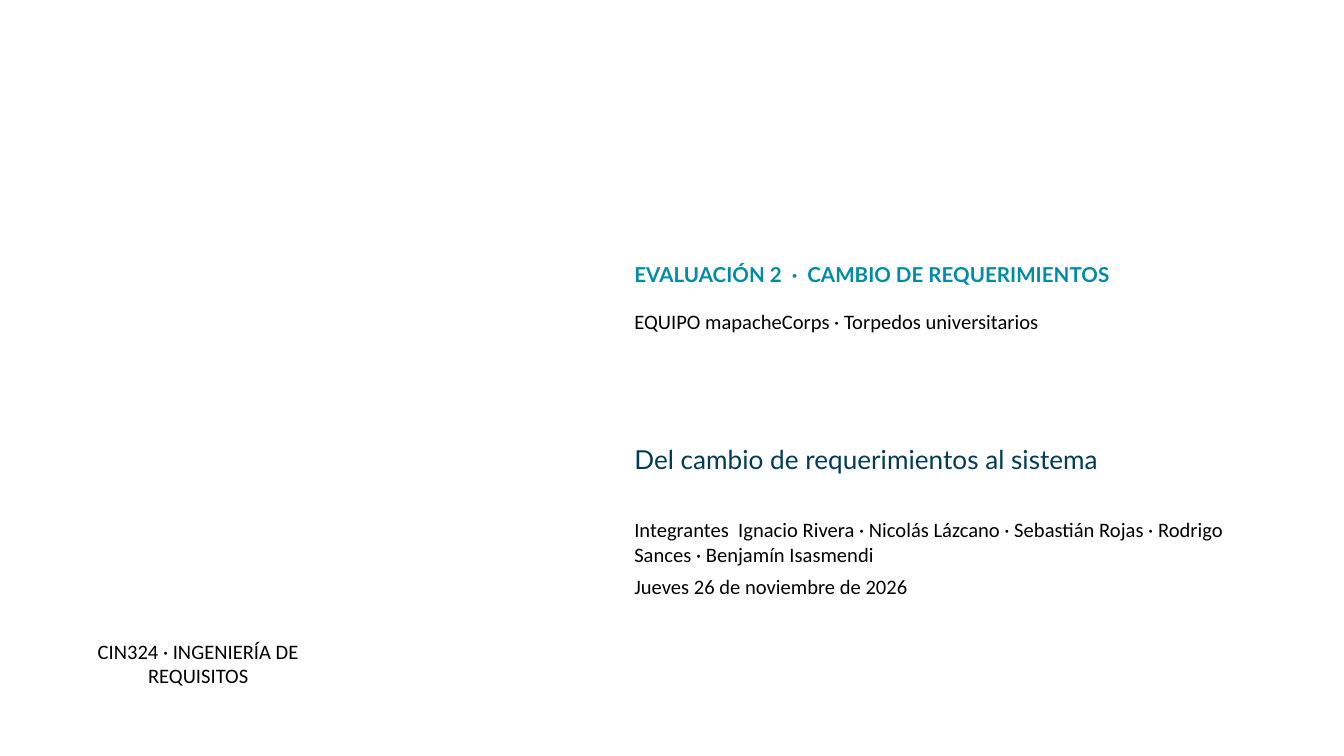
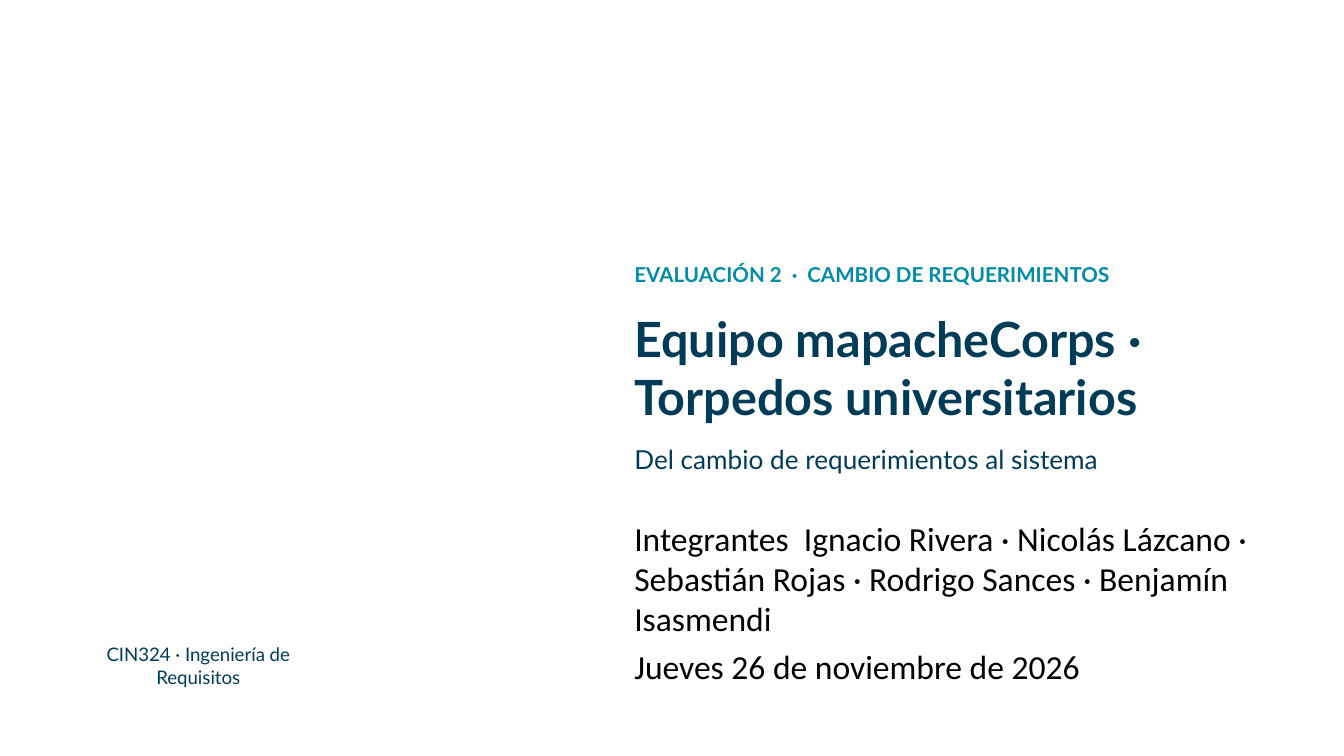
Before and after one commit to mapacheCorps/entrega, a slide deck: slide 2 of eval2/Presentacion_Evaluacion2_mapacheCorps.pptx. Drawn at 1344x756 pixels with LibreOffice and Linux fonts; fonts in the diff are those of the drawing; background and template pictures are left out. Boxes give left, top, right and bottom in pixels: in the first picture for what was removed or moved away, otherwise in the second. Text is boxed around its words. In the diff, an @@ line names an element or a change of style, - is before the commit and + after.

```diff
--- a/eval2/Presentacion_Evaluacion2_mapacheCorps.pptx
+++ b/eval2/Presentacion_Evaluacion2_mapacheCorps.pptx
@@ text at [634, 321, 1138, 423]: text changed; size 11 to 26 pt; font Calibri to Lato; text colour #000000 to #003C58; bold on @@
-EQUIPO mapacheCorps · Torpedos universitarios
+Equipo mapacheCorps · Torpedos universitarios
@@ text "Integrantes Ignacio Rivera · Nicolás ..." at [634, 527, 1231, 680]: size 11 to 18 pt @@
@@ text at [107, 647, 290, 688]: text changed; size 11 to 10 pt; font Calibri to Lato; text colour #000000 to #003C58 @@
-CIN324 · INGENIERÍA DE REQUISITOS
+CIN324 · Ingeniería de Requisitos
```
Also in this commit, not shown: 14 other slides changed, 3 other files.
